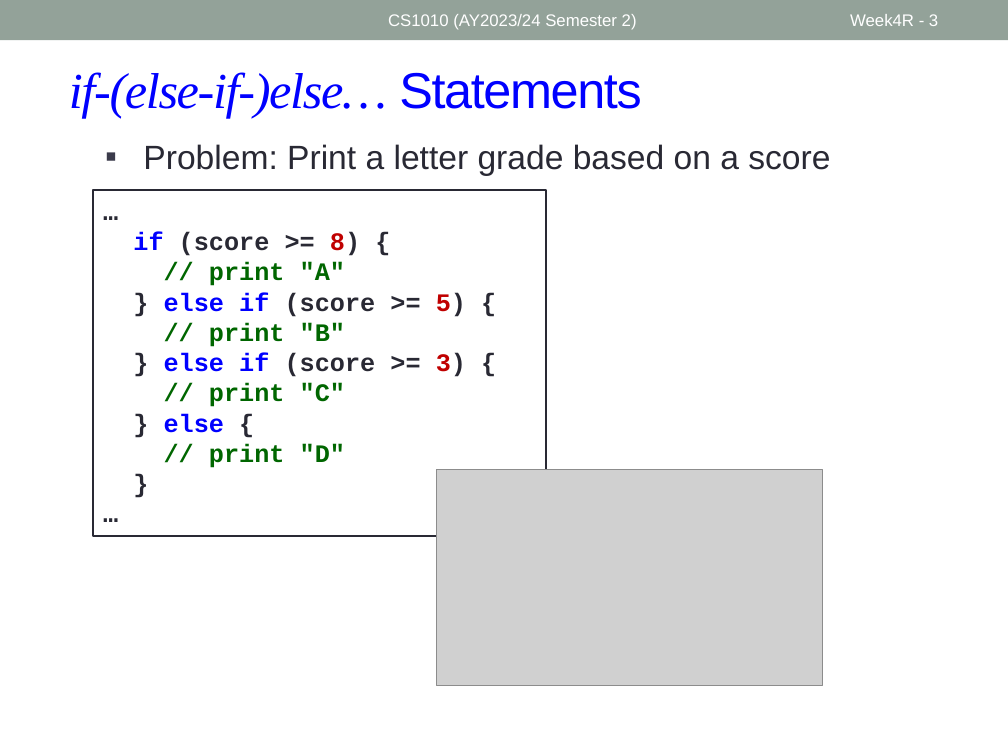
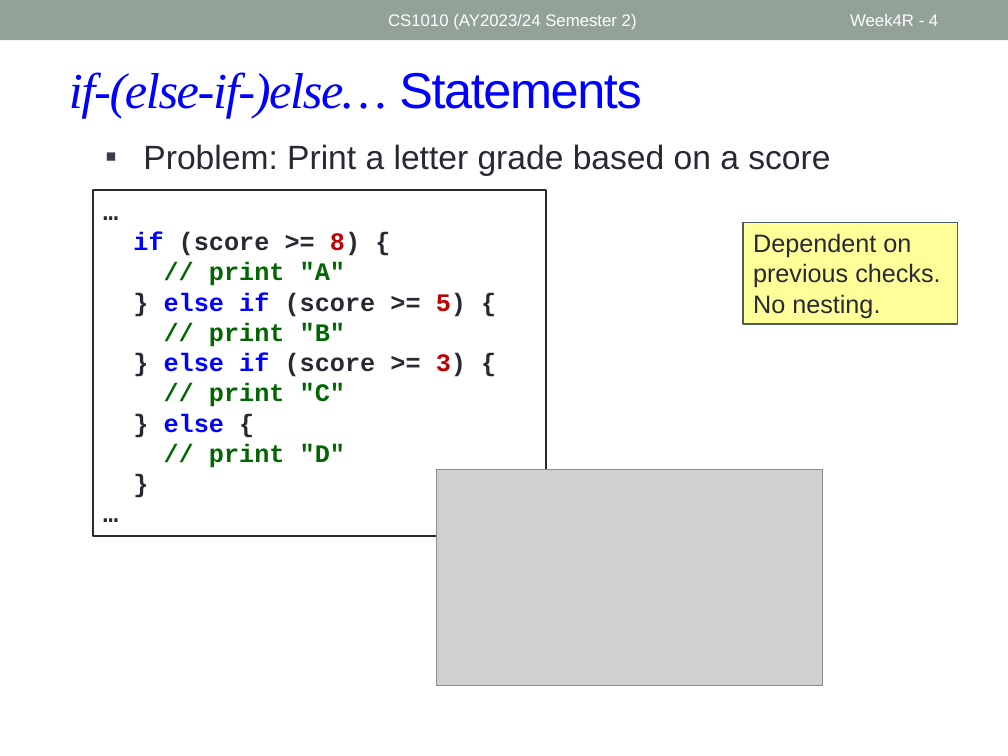
Before and after one commit to nus-cs1010-2425-s2/website, a slide deck: slide 4 of slides/Week4_Recap.pptx (slide 3 before the commit). Drawn at 1008x756 pixels with LibreOffice and Linux fonts; fonts in the diff are those of the drawing; grey boxes stand for pictures. Boxes give left, top, right and bottom in pixels: in the first picture for what was removed or moved away, otherwise in the second. Text is boxed around its words. In the diff, an @@ line names an element or a change of style, - is before the commit and + after.

```diff
--- a/slides/Week4_Recap.pptx
+++ b/slides/Week4_Recap.pptx
@@ page number at (850, 14, 938, 26): text changed @@
-Week4R - 3
+Week4R - 4
@@ rectangle added at (743, 223, 958, 325), fill #FFFF99, outline #4C5A6A 1 pt, 18 pt, text #292934 @@
+Dependent on previous checks.
+No nesting.
```
Also in this commit, not shown: 5 other slides changed, 1 slide added, 2 other files.
